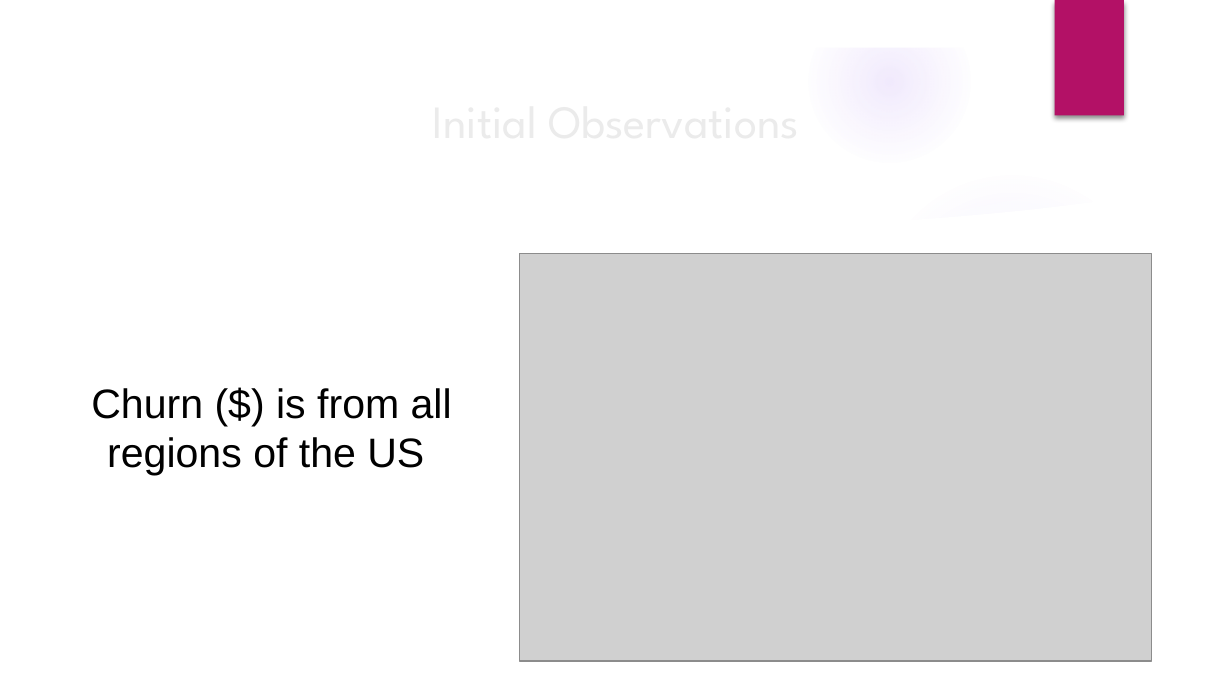
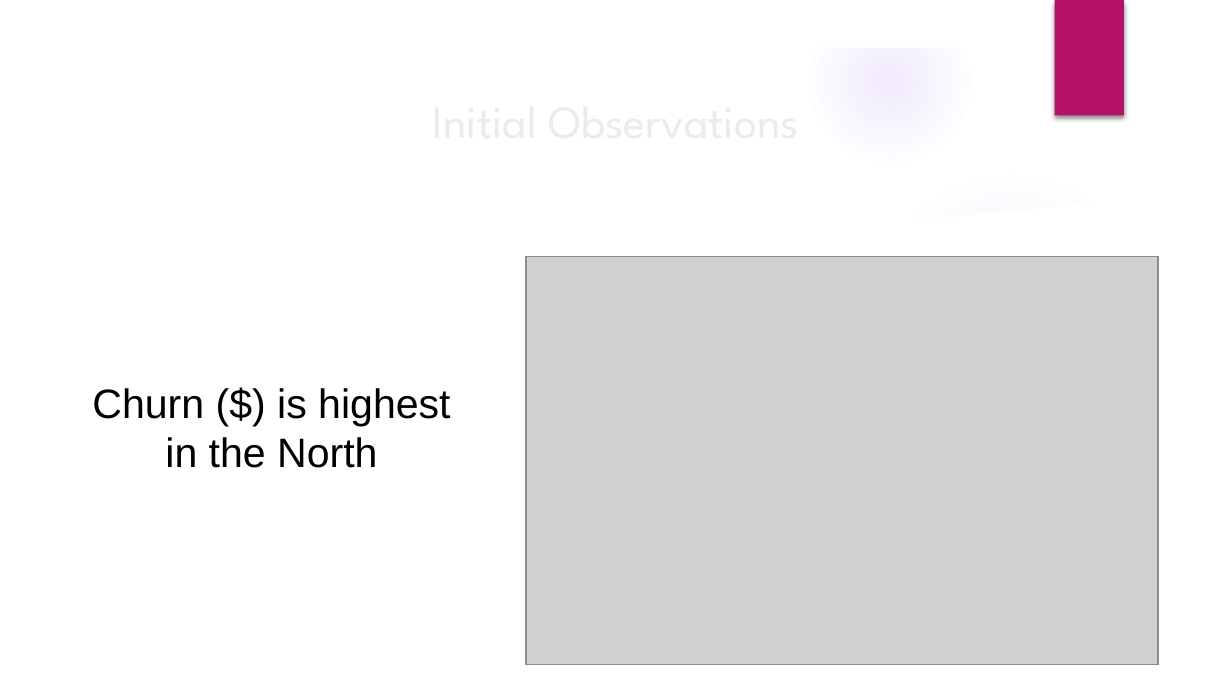
Before and after one commit to AliRampur/Phase-3-Project, a slide deck: slide 6 of Phase 3 Presentation.pptx. Drawn at 1232x693 pixels with LibreOffice and Linux fonts; fonts in the diff are those of the drawing; grey boxes stand for pictures; background and template pictures are left out. Boxes give left, top, right and bottom in pixels: in the first picture for what was removed or moved away, otherwise in the second. Text is boxed around its words. In the diff, an @@ line names an element or a change of style, - is before the commit and + after.

```diff
--- a/Phase 3 Presentation.pptx
+++ b/Phase 3 Presentation.pptx
@@ picture: place and size @@
-picture at (520, 254, 1152, 662)
+picture at (526, 256, 1158, 664)
@@ text at (92, 388, 450, 468): text changed @@
-Churn ($) is from all regions of the US
+Churn ($) is highest in the North
```
Also in this commit, not shown: 4 other slides changed, 2 other files.
